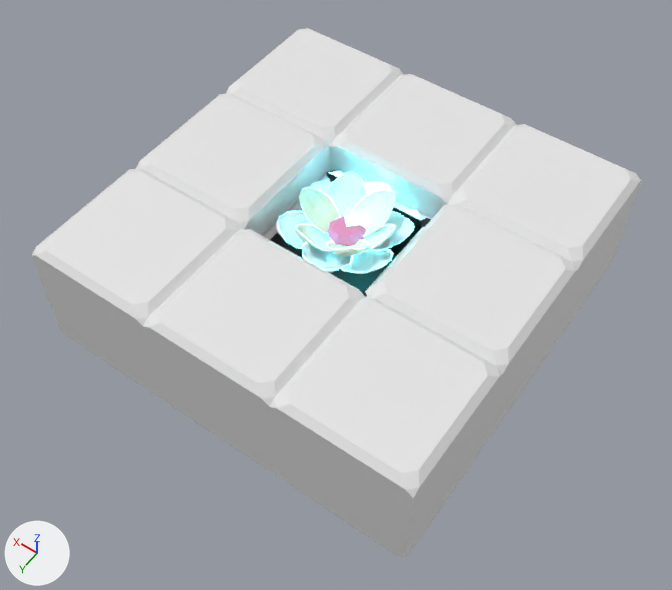
A saved change to the Blender file Assets/Graphics/Models/Dispatcher.blend.
The view is the same before and after, from a camera (50 mm lens) standing at (-2.47, 3.59, 5.12) and looking at (-0.07, 0.22, -0.17). The lights are fixed; the arrows at lower left show +X, +Y and +Z.

In view in the first picture: 'SM_Ground', 'SM_Ground.001', 'SM_Ground.002', 'SM_Ground.003', 'SM_Ground.004', 'SM_Ground.005', 'SM_Ground.006', 'SM_Ground.007', 'SM_Ground.008', 'Sphere'.
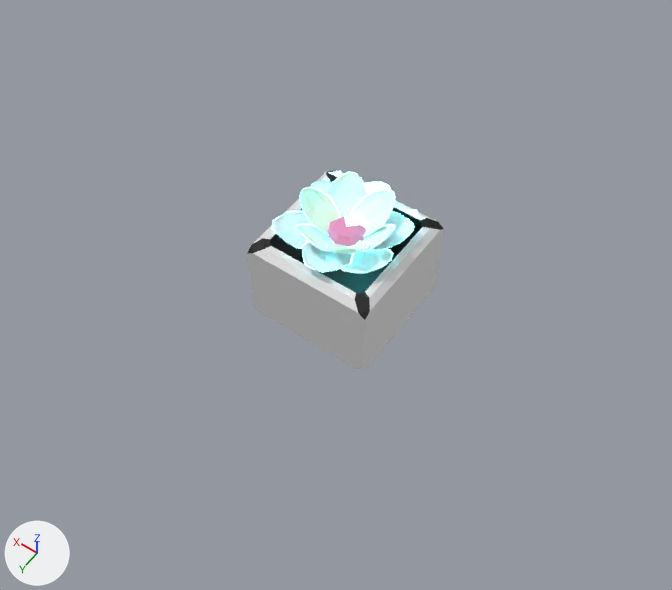
Boxes (x1, y1, x2, y2) around the edits, measured in the pictures (672 x 590 px; the box of a moved part takes in the faces that stretch with it):
'SM_Ground.006', deleted: before (269, 297, 503, 558)
'SM_Ground.007', deleted: before (143, 229, 365, 473)
'SM_Ground.008', deleted: before (32, 168, 244, 397)
'SM_Ground.005', deleted: before (366, 204, 578, 441)
'SM_Ground.004', deleted: before (448, 124, 642, 342)
'SM_Ground.001', deleted: before (136, 93, 331, 235)
'SM_Ground.003', deleted: before (330, 74, 517, 218)
'SM_Ground.002', deleted: before (226, 28, 404, 147)
'Sphere', reshaped: before (276, 172, 415, 274); after (272, 172, 415, 274)
part 1 of me_sphere, moved or reshaped: before (276, 218, 395, 272); after (272, 216, 395, 273)
'SM_Ground', unchanged, uncovered by the edit: before (262, 171, 432, 297); after (247, 171, 444, 369)

The change in detail:
me_sphere is used by ob_sphere; location (0.0, 0.0, 0.292); rotation (0.0, 0.0, 1.692), in degrees (0, 0, 97); scale (0.0377, 0.0377, 0.0377).
me_sphere had 731 vertices, 782 faces and spanned x -12.8..12.1, y -11.9..11.3, z -2.0..5.3.
me_sphere now has 732 vertices, 782 faces and spans x -12.8..12.4, y -12.3..11.3, z -2.0..5.3.
me_sphere part 1: 66 vertices moved from x -1.1..11.6, y -11.4..9.4, z -2.0..5.2 to x -1.1..12.4, y -12.3..9.1, z -2.0..5.2; 2 vertices removed from x 0.4..1.7, y -0.8..1.2, z -2.0; 3 vertices added at x 0.8..12.3, y -0.4..1.5, z -2.0..1.4.
Object 'SM_Ground.001' (ob_sm_ground_001) is deleted.
Object 'SM_Ground.002' (ob_sm_ground_002) is deleted.
Object 'SM_Ground.003' (ob_sm_ground_003) is deleted.
Object 'SM_Ground.004' (ob_sm_ground_004) is deleted.
Object 'SM_Ground.005' (ob_sm_ground_005) is deleted.
Object 'SM_Ground.006' (ob_sm_ground_006) is deleted.
Object 'SM_Ground.007' (ob_sm_ground_007) is deleted.
Object 'SM_Ground.008' (ob_sm_ground_008) is deleted.
